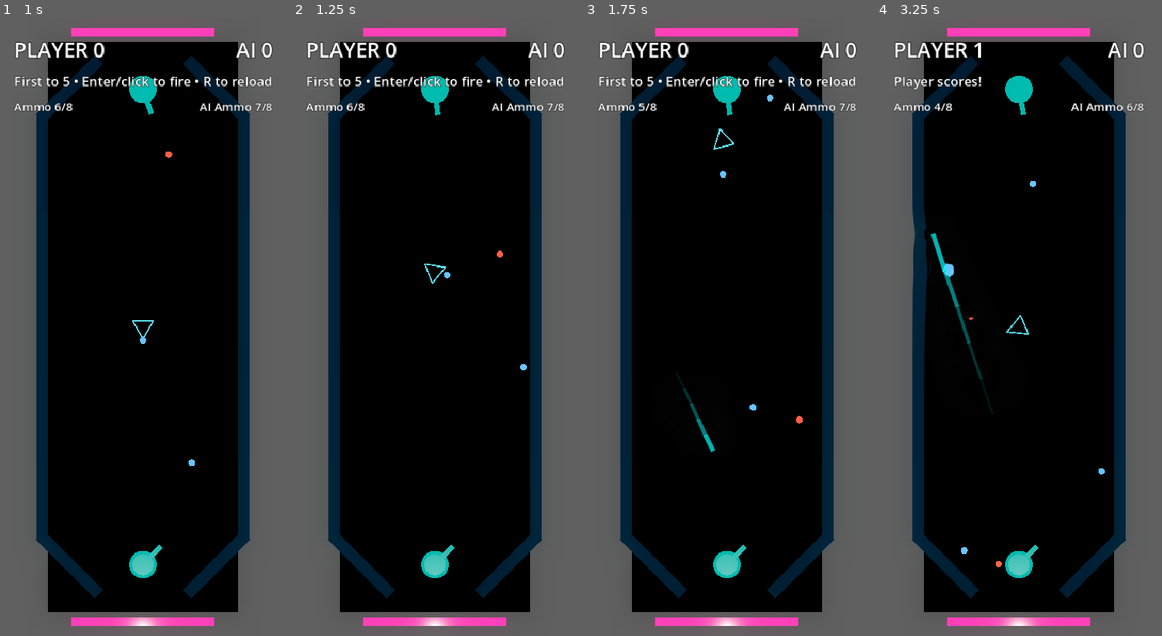
Above: before the commit, frames 1-4 (left to right).
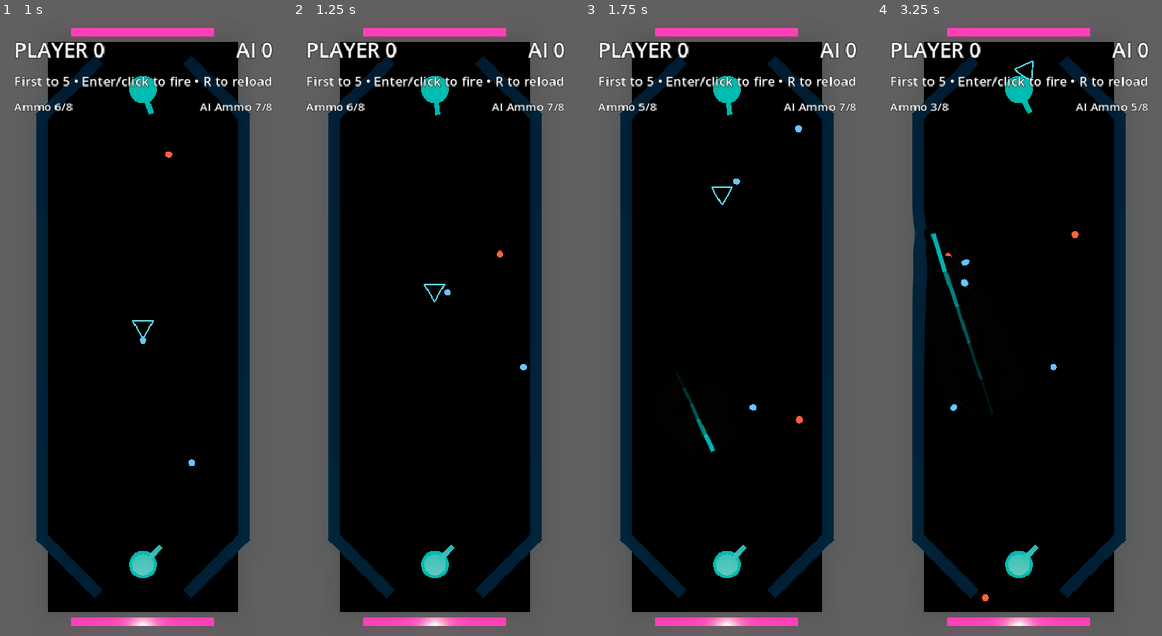
Above: after the commit, the same moments.

Repository: mchambers-mojang/sweet-vinegar-games
Game: Godot game, scene res://carom/scenes/carom_arena.tscn
The game is run twice, just before and just after one commit, with the same random seed, the same clock (stepped at 60 frames per second) and the same inputs. This scene is started directly instead of the project's main scene.
Inputs (mouse positions are in pixels of both pictures, inside the frame that each line leads up to):
- Up to frame 1 (1 s): tap Enter (ui_accept) at 0.5, 0.77 s; move the mouse to (205, 296) at 0.52 s; hold Right (ui_right) from 0.53 s (still down); hold Shift from 0.53 s (still down); click (205, 296) at 0.67 s
- Up to frame 2 (1.25 s): keep holding Right (ui_right); keep holding Shift
- Up to frame 3 (1.75 s): release Right (ui_right) at 1.25 s; release Shift at 1.25 s; tap Enter (ui_accept) at 1.25 s; drag from (669, 357) to (712, 450) at 1.27 s
- Up to frame 4 (3.25 s): tap Enter (ui_accept) at 2, 2.75 s; move the mouse to (1047, 191) at 2.02 s; hold Right (ui_right) 2.03-2.75 s; tap Ctrl at 2.1 s; drag from (1004, 450) to (933, 234) at 2.77 s

Frame 1 is identical in both runs. In frame 2, 0.1% of the frame differs, in the area x 45-56%, y 39-46%; in frame 3, 0.2%; in frame 4, 2.5%, in the area x 4-96%, y 3-95%.

Commit message:
fix: reduce puck impulse and apply at center (no offset torque)
- Reduced puck_impulse from 4.0 to 2.5 (was too strong for 1.4 mass)
- Use apply_central_impulse instead of apply_impulse with offset
  to prevent wild angular-to-linear energy conversion
- Puck still spins from off-center hits (RigidBody3D handles that
  naturally) but won't get launched across the arena

Co-authored-by: Copilot <223556219+Copilot@users.noreply.github.com>

Diff:
--- a/carom/scripts/carom_projectile.gd
+++ b/carom/scripts/carom_projectile.gd
@@ -5,7 +5,7 @@
 ## Only leaves play when entering a goal area.
 
 @export var speed: float = 18.0
-@export var puck_impulse: float = 4.0
+@export var puck_impulse: float = 2.5
 
 var direction: Vector3 = Vector3.FORWARD
 var owner_side: StringName = StringName()
@@ -49,9 +49,8 @@
 		var impulse_dir: Vector3 = -normal
 		impulse_dir.y = 0.0
 		impulse_dir = impulse_dir.normalized()
-		var impact_offset: Vector3 = collision.get_position() - puck.global_position
-		impact_offset.y = 0.0
-		puck.apply_impulse(impulse_dir * puck_impulse * hit_strength, impact_offset)
+		# Apply at center — no offset torque to prevent wild spins
+		puck.apply_central_impulse(impulse_dir * puck_impulse * hit_strength)
 
 	# Bounce off everything
 	direction = direction.bounce(normal)
